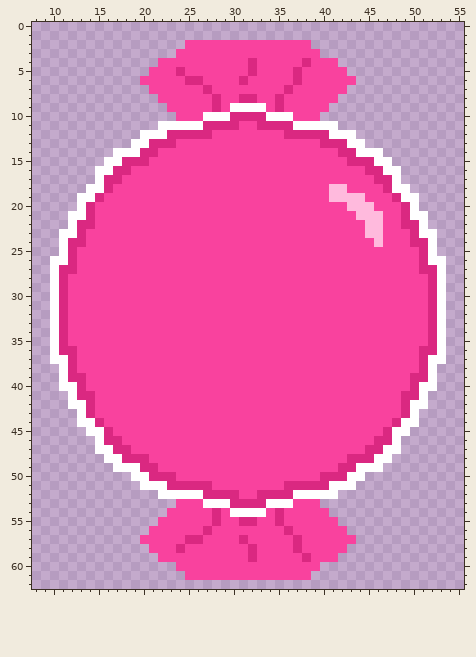
Edited in one commit: pixel-art sprite (Texture/PlanetCandy.png). The picture above is the old version.
The file is 64x64 pixels. Shown: x 8..55, y 0..62.
The result:
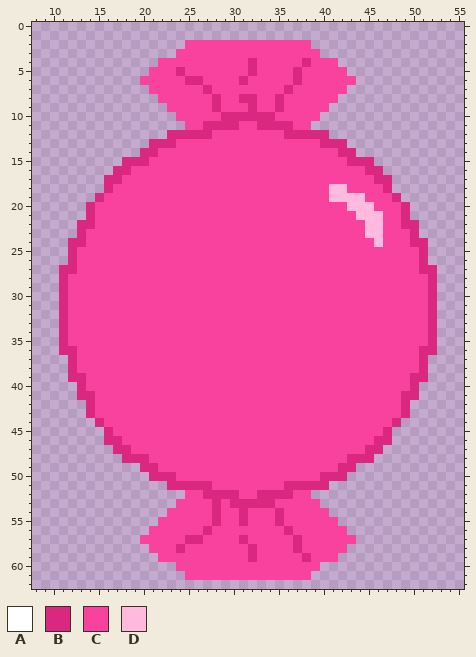
Palette (. is transparent): A #ffffff  B #da2881  C #f9429e  D #ffbadd
Message: remove outline planet candy
Difference:
@@ x 8..55 @@
  8 ..............CCCCCCBCCBBCCBCCCCCC..............
- 9 ...............CCCCCBCAAAACBCCCCC...............
-10 ................CCCAAABBBBAAACCC................
-11 ..............AAAAABBBBCCBBBBAAAAA..............
-12 ............AAABBBBBCCCCCCCCBBBBBAAA............
-13 ...........AABBBCCCCCCCCCCCCCCCCBBBAA...........
-14 .........AAABBCCCCCCCCCCCCCCCCCCCCBBAAA.........
-15 ........AABBBCCCCCCCCCCCCCCCCCCCCCCBBBAA........
-16 .......AABBCCCCCCCCCCCCCCCCCCCCCCCCCCBBAA.......
-17 .......ABBCCCCCCCCCCCCCCCCCCCCCCCCCCCCBBA.......
-18 ......AABCCCCCCCCCCCCCCCCCCCCCCCCDDCCCCBAA......
-19 .....AABCCCCCCCCCCCCCCCCCCCCCCCCCDDDDCCCBAA.....
-20 .....ABCCCCCCCCCCCCCCCCCCCCCCCCCCCCDDDCCCBA.....
-21 ....AABCCCCCCCCCCCCCCCCCCCCCCCCCCCCCDDDCCBAA....
-22 ....ABBCCCCCCCCCCCCCCCCCCCCCCCCCCCCCCDDCCBBA....
-23 ...AABCCCCCCCCCCCCCCCCCCCCCCCCCCCCCCCDDCCCBAA...
-24 ...ABBCCCCCCCCCCCCCCCCCCCCCCCCCCCCCCCCDCCCBBA...
-25 ...ABCCCCCCCCCCCCCCCCCCCCCCCCCCCCCCCCCCCCCCBA...
-26 ..AABCCCCCCCCCCCCCCCCCCCCCCCCCCCCCCCCCCCCCCBAA..
-27 ..ABBCCCCCCCCCCCCCCCCCCCCCCCCCCCCCCCCCCCCCCBBA..
-28 ..ABCCCCCCCCCCCCCCCCCCCCCCCCCCCCCCCCCCCCCCCCBA..
-29 ..ABCCCCCCCCCCCCCCCCCCCCCCCCCCCCCCCCCCCCCCCCBA..
-30 ..ABCCCCCCCCCCCCCCCCCCCCCCCCCCCCCCCCCCCCCCCCBA..
-31 ..ABCCCCCCCCCCCCCCCCCCCCCCCCCCCCCCCCCCCCCCCCBA..
-32 ..ABCCCCCCCCCCCCCCCCCCCCCCCCCCCCCCCCCCCCCCCCBA..
-33 ..ABCCCCCCCCCCCCCCCCCCCCCCCCCCCCCCCCCCCCCCCCBA..
-34 ..ABCCCCCCCCCCCCCCCCCCCCCCCCCCCCCCCCCCCCCCCCBA..
-35 ..ABCCCCCCCCCCCCCCCCCCCCCCCCCCCCCCCCCCCCCCCCBA..
-36 ..ABBCCCCCCCCCCCCCCCCCCCCCCCCCCCCCCCCCCCCCCBBA..
-37 ..AABCCCCCCCCCCCCCCCCCCCCCCCCCCCCCCCCCCCCCCBAA..
-38 ...ABCCCCCCCCCCCCCCCCCCCCCCCCCCCCCCCCCCCCCCBA...
-39 ...ABBCCCCCCCCCCCCCCCCCCCCCCCCCCCCCCCCCCCCBBA...
-40 ...AABCCCCCCCCCCCCCCCCCCCCCCCCCCCCCCCCCCCCBAA...
-41 ....ABBCCCCCCCCCCCCCCCCCCCCCCCCCCCCCCCCCCBBA....
-42 ....AABCCCCCCCCCCCCCCCCCCCCCCCCCCCCCCCCCCBAA....
-43 .....ABCCCCCCCCCCCCCCCCCCCCCCCCCCCCCCCCCCBA.....
-44 .....AABCCCCCCCCCCCCCCCCCCCCCCCCCCCCCCCCBAA.....
-45 ......AABCCCCCCCCCCCCCCCCCCCCCCCCCCCCCCBAA......
-46 .......ABBCCCCCCCCCCCCCCCCCCCCCCCCCCCCBBA.......
-47 .......AABBCCCCCCCCCCCCCCCCCCCCCCCCCCBBAA.......
-48 ........AABBBCCCCCCCCCCCCCCCCCCCCCCBBBAA........
-49 .........AAABBCCCCCCCCCCCCCCCCCCCCBBAAA.........
-50 ...........AABBBCCCCCCCCCCCCCCCCBBBAA...........
-51 ............AAABBBBBCCCCCCCCBBBBBAAA............
-52 ..............AAAAABBBBCCBBBBAAAAA..............
-53 ................CCCAAABBBBAAACCC................
-54 ...............CCCCCBCAAAACBCCCCC...............
-55 ..............CCCCCCBCCBBCCBCCCCCC..............
+ 9 ...............CCCCCBCCCBCCBCCCCC...............
+10 ................CCCCCBBBBBBCCCCC................
+11 .................CCBBBBCCBBBBCC.................
+12 ...............BBBBBCCCCCCCCBBBBB...............
+13 .............BBBCCCCCCCCCCCCCCCCBBB.............
+14 ............BBCCCCCCCCCCCCCCCCCCCCBB............
+15 ..........BBBCCCCCCCCCCCCCCCCCCCCCCBBB..........
+16 .........BBCCCCCCCCCCCCCCCCCCCCCCCCCCBB.........
+17 ........BBCCCCCCCCCCCCCCCCCCCCCCCCCCCCBB........
+18 ........BCCCCCCCCCCCCCCCCCCCCCCCCDDCCCCB........
+19 .......BCCCCCCCCCCCCCCCCCCCCCCCCCDDDDCCCB.......
+20 ......BCCCCCCCCCCCCCCCCCCCCCCCCCCCCDDDCCCB......
+21 ......BCCCCCCCCCCCCCCCCCCCCCCCCCCCCCDDDCCB......
+22 .....BBCCCCCCCCCCCCCCCCCCCCCCCCCCCCCCDDCCBB.....
+23 .....BCCCCCCCCCCCCCCCCCCCCCCCCCCCCCCCDDCCCB.....
+24 ....BBCCCCCCCCCCCCCCCCCCCCCCCCCCCCCCCCDCCCBB....
+25 ....BCCCCCCCCCCCCCCCCCCCCCCCCCCCCCCCCCCCCCCB....
+26 ....BCCCCCCCCCCCCCCCCCCCCCCCCCCCCCCCCCCCCCCB....
+27 ...BBCCCCCCCCCCCCCCCCCCCCCCCCCCCCCCCCCCCCCCBB...
+28 ...BCCCCCCCCCCCCCCCCCCCCCCCCCCCCCCCCCCCCCCCCB...
+29 ...BCCCCCCCCCCCCCCCCCCCCCCCCCCCCCCCCCCCCCCCCB...
+30 ...BCCCCCCCCCCCCCCCCCCCCCCCCCCCCCCCCCCCCCCCCB...
+31 ...BCCCCCCCCCCCCCCCCCCCCCCCCCCCCCCCCCCCCCCCCB...
+32 ...BCCCCCCCCCCCCCCCCCCCCCCCCCCCCCCCCCCCCCCCCB...
+33 ...BCCCCCCCCCCCCCCCCCCCCCCCCCCCCCCCCCCCCCCCCB...
+34 ...BCCCCCCCCCCCCCCCCCCCCCCCCCCCCCCCCCCCCCCCCB...
+35 ...BCCCCCCCCCCCCCCCCCCCCCCCCCCCCCCCCCCCCCCCCB...
+36 ...BBCCCCCCCCCCCCCCCCCCCCCCCCCCCCCCCCCCCCCCBB...
+37 ....BCCCCCCCCCCCCCCCCCCCCCCCCCCCCCCCCCCCCCCB....
+38 ....BCCCCCCCCCCCCCCCCCCCCCCCCCCCCCCCCCCCCCCB....
+39 ....BBCCCCCCCCCCCCCCCCCCCCCCCCCCCCCCCCCCCCBB....
+40 .....BCCCCCCCCCCCCCCCCCCCCCCCCCCCCCCCCCCCCB.....
+41 .....BBCCCCCCCCCCCCCCCCCCCCCCCCCCCCCCCCCCBB.....
+42 ......BCCCCCCCCCCCCCCCCCCCCCCCCCCCCCCCCCCB......
+43 ......BCCCCCCCCCCCCCCCCCCCCCCCCCCCCCCCCCCB......
+44 .......BCCCCCCCCCCCCCCCCCCCCCCCCCCCCCCCCB.......
+45 ........BCCCCCCCCCCCCCCCCCCCCCCCCCCCCCCB........
+46 ........BBCCCCCCCCCCCCCCCCCCCCCCCCCCCCBB........
+47 .........BBCCCCCCCCCCCCCCCCCCCCCCCCCCBB.........
+48 ..........BBBCCCCCCCCCCCCCCCCCCCCCCBBB..........
+49 ............BBCCCCCCCCCCCCCCCCCCCCBB............
+50 .............BBBCCCCCCCCCCCCCCCCBBB.............
+51 ...............BBBBBCCCCCCCCBBBBB...............
+52 .................CCBBBBCCBBBBCC.................
+53 ................CCCCBCBBBBBCCCCC................
+54 ...............CCCCCBCCBCCCBCCCCC...............
+55 ..............CCCCCCBCCBCCCBCCCCCC..............
 56 .............CCCCCCBCCCCCCCCBCCCCCC.............
Boxes around the changes in both pictures, in picture pixels (x1, y1, x2, y2):
changed: (50, 103, 446, 526)
